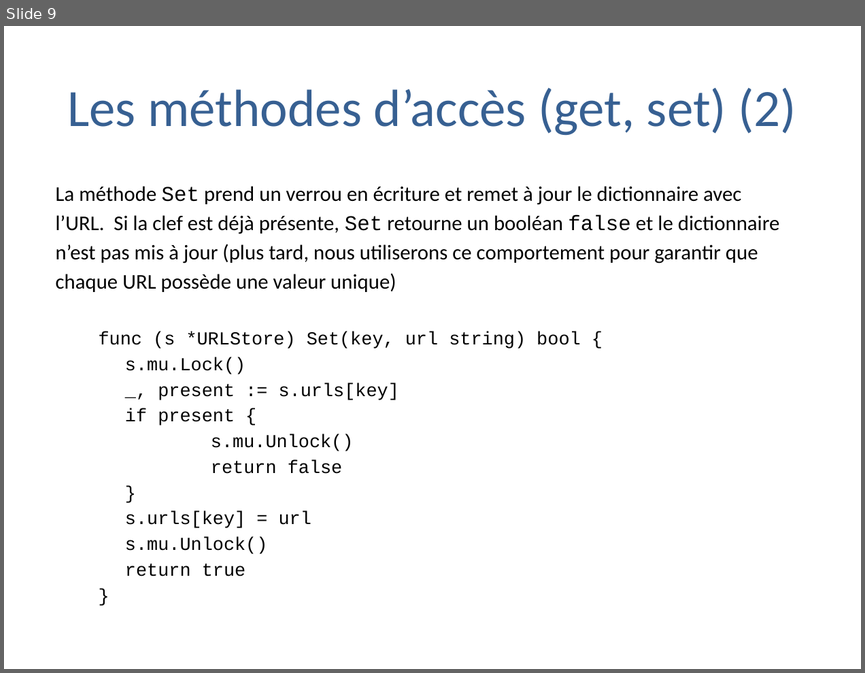
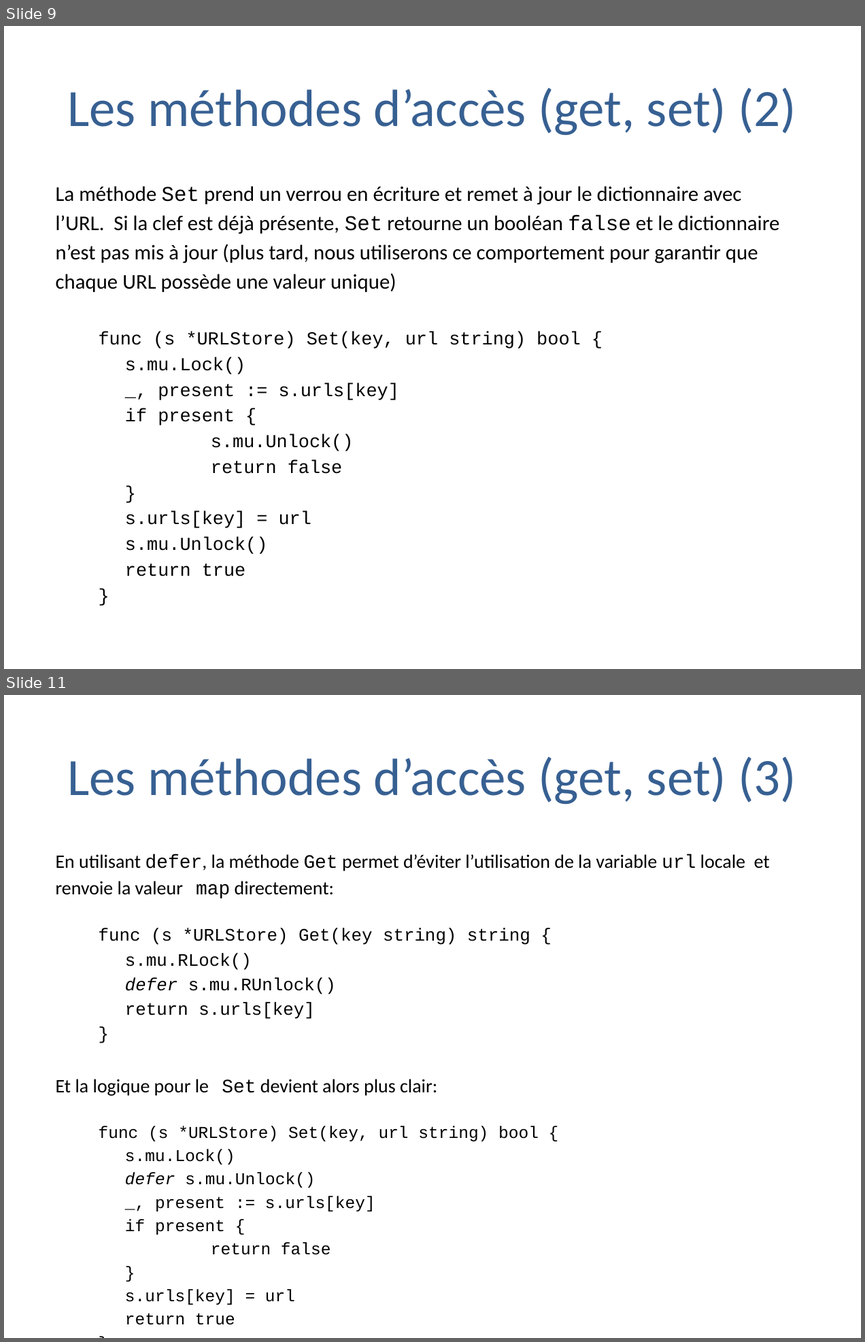
Before and after one commit to trash-anger/golang-france, a slide deck: Go-documentation/cours-general/Pratique de la programmation en go.pptx. Shown one above the other, each under a label of ours: slide 9 before the commit, slides 9 and 11 after it; the slides between them are not shown. The pictures are 865x673 and 865x1342 pixels, drawn with LibreOffice and Linux fonts; fonts in the diff are those of the drawing; background and template pictures are left out. Boxes give left, top, right and bottom in pixels: in the first picture for what was removed or moved away, otherwise in the second. Text is boxed around its words. In the diff, an @@ line names an element or a change of style, - is before the commit and + after.

```diff
--- a/Go-documentation/cours-general/Pratique de la programmation en go.pptx
+++ b/Go-documentation/cours-general/Pratique de la programmation en go.pptx
@@ slide 11 added at (4,695,861,1338), background #FFFFFF @@
@@ title added at (67,757,796,804), 44 pt, text #376092 @@
+Les méthodes d’accès (get, set) (3)
@@ text added at (56,854,770,1304), 16 pt, text #000000 @@
+En utilisant defer, la méthode Get permet d’éviter l’utilisation de la variable url locale et
+renvoie la valeur map directement:
+  func (s *URLStore) Get(key string) string {
+  s.mu.RLock()
+  defer s.mu.RUnlock()
+  return s.urls[key]
+  }
+Et la logique pour le Set devient alors plus clair:
+  func (s *URLStore) Set(key, url string) bool {
+  s.mu.Lock()
+  defer s.mu.Unlock()
+  _, present := s.urls[key]
+  if present {
+  return false
+  }
+  s.urls[key] = url
+  return true
+  }
```
Also in this commit, not shown: 15 other slides added.
